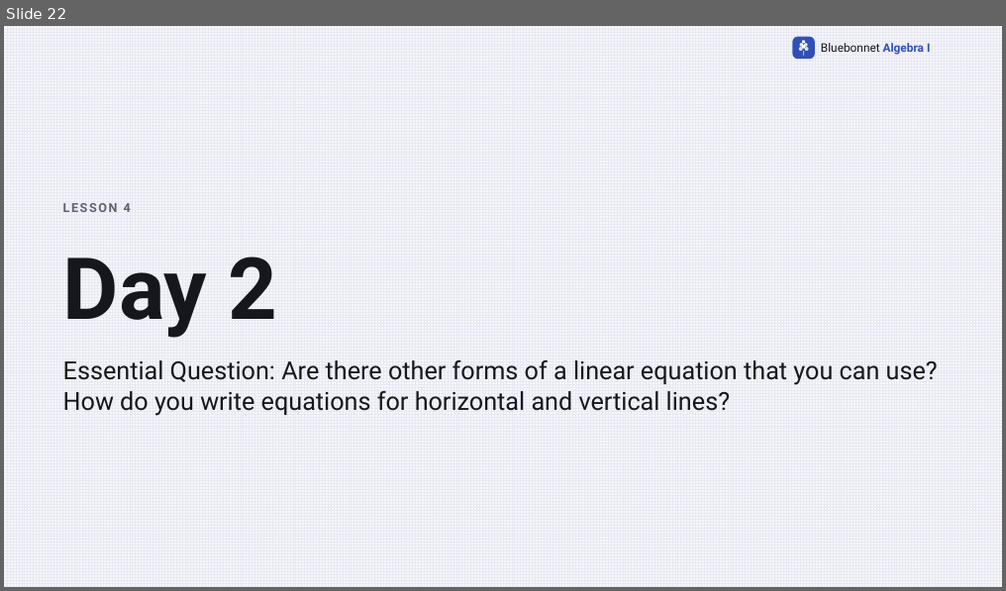
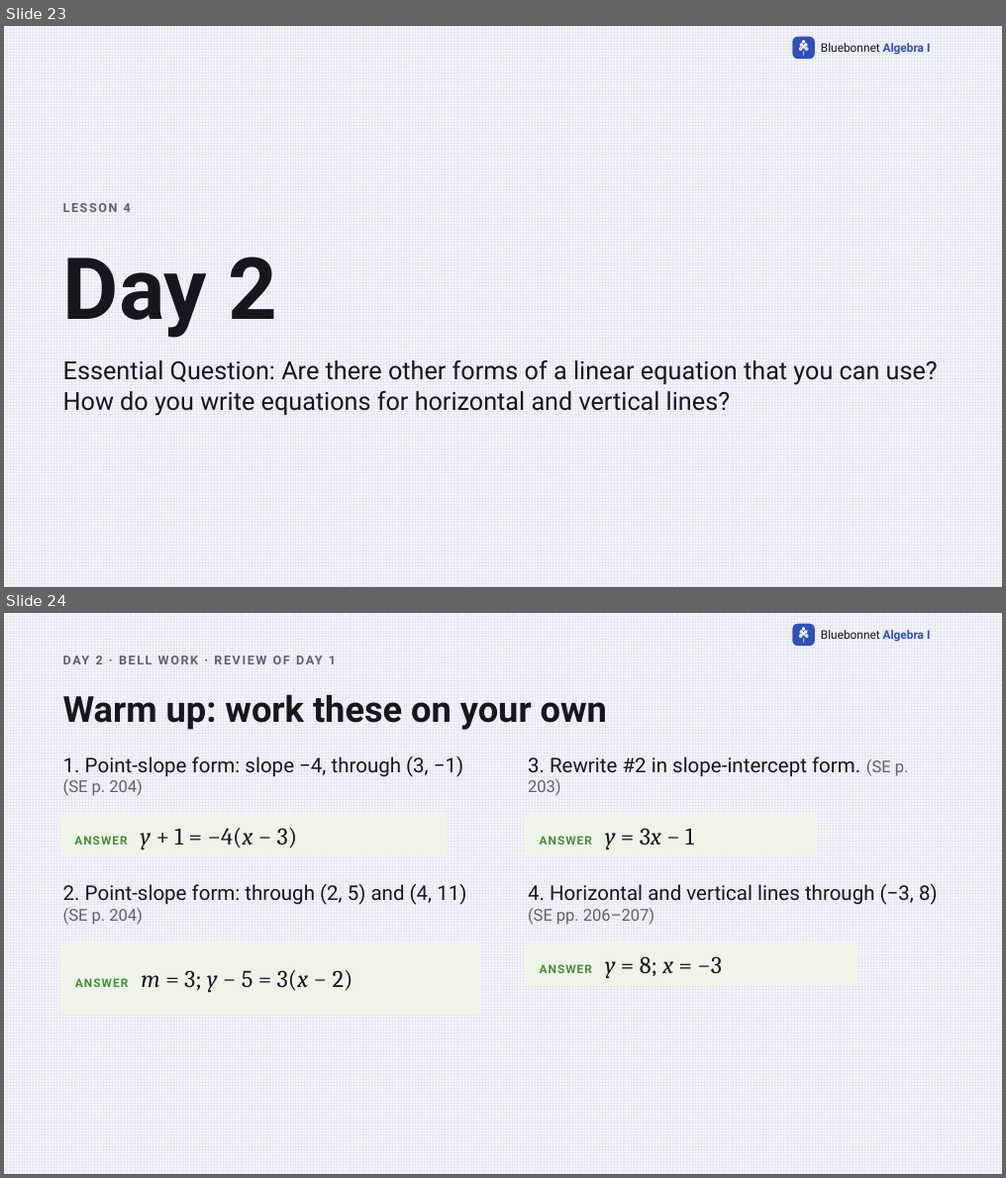
Before and after one commit to Apolloat2022/Algebra1M2U1L4, a slide deck: point-slope-form-lesson4.pptx. Shown one above the other, each under a label of ours: slide 22 before the commit, slides 23 and 24 after it. The pictures are 1006x591 and 1006x1178 pixels, drawn with LibreOffice and Linux fonts; fonts in the diff are those of the drawing. Boxes give left, top, right and bottom in pixels: in the first picture for what was removed or moved away, otherwise in the second. Text is boxed around its words. In the diff, an @@ line names an element or a change of style, - is before the commit and + after.

```diff
--- a/point-slope-form-lesson4.pptx
+++ b/point-slope-form-lesson4.pptx
@@ slide 24 added at bbox=[4, 613, 1002, 1174], background pattern #E6E8F2 on #F7F7FB; not listed: 9 template elements that a slide beside it also shows @@
@@ text added at bbox=[96, 656, 336, 664], 12 pt, text #5F6272, bold @@
+DAY 2 · BELL WORK · REVIEW OF DAY 1
@@ text added at bbox=[63, 694, 607, 730], 34.5 pt, text #16171D, bold @@
+Warm up: work these on your own
@@ text added at bbox=[63, 757, 463, 796], 19.5 pt, text #16171D @@
+1. Point-slope form: slope −4, through (3, −1) (SE p. 204)
@@ text added at bbox=[528, 757, 909, 796], 19.5 pt, text #16171D @@
+3. Rewrite #2 in slope-intercept form. (SE p. 203)
@@ rounded rectangle added at bbox=[60, 814, 448, 858], fill #EDF5E9, 23.2 pt, text #16171D @@
+ANSWER y + 1 = −4(x − 3)
@@ rounded rectangle added at bbox=[525, 814, 818, 858], fill #EDF5E9, 11.2 pt, text #4F8A3C, bold @@
+ANSWER y = 3x − 1
@@ text added at bbox=[63, 884, 466, 925], 19.5 pt, text #16171D @@
+2. Point-slope form: through (2, 5) and (4, 11) (SE p. 204)
@@ text added at bbox=[528, 884, 938, 925], 19.5 pt, text #16171D @@
+4. Horizontal and vertical lines through (−3, 8) (SE pp. 206–207)
@@ rounded rectangle added at bbox=[60, 943, 481, 1014], fill #EDF5E9, 23.2 pt, text #16171D @@
+ANSWER m = 3; y − 5 = 3(x − 2)
@@ rounded rectangle added at bbox=[525, 943, 858, 985], fill #EDF5E9, 23.2 pt, text #16171D @@
+ANSWER y = 8; x = −3
@@ what was slide 22 is now slide 23 @@
```
Also in this commit, not shown: 1 other slide added, 1 other file.
